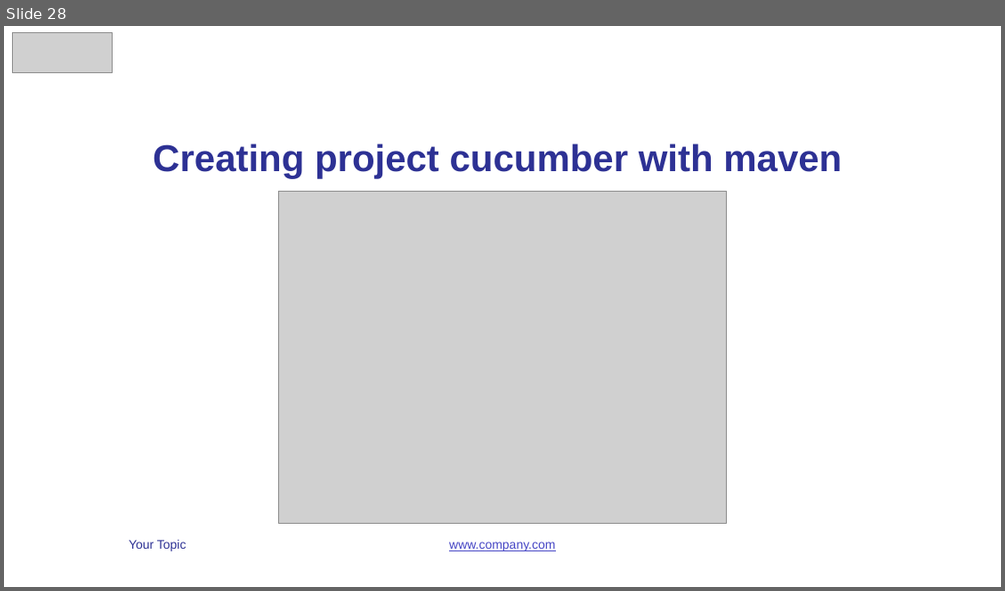
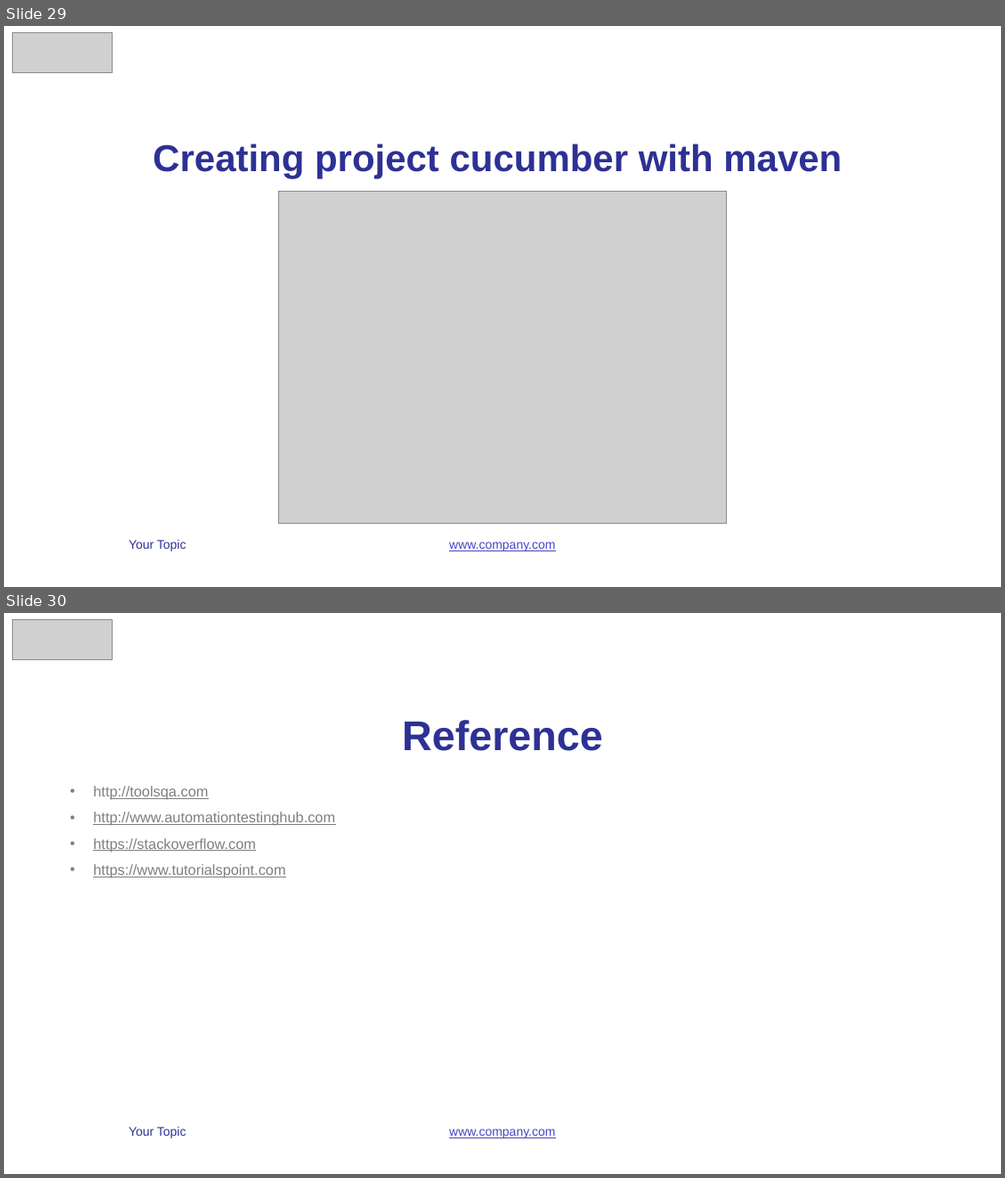
Before and after one commit to vunguyen2588/Cucumber, a slide deck: b4uconference_cucumber_slide.pptx. Shown one above the other, each under a label of ours: slide 28 before the commit, slides 29 and 30 after it. The pictures are 1005x591 and 1005x1178 pixels, drawn with LibreOffice and Linux fonts; fonts in the diff are those of the drawing; grey boxes stand for pictures. Boxes give left, top, right and bottom in pixels: in the first picture for what was removed or moved away, otherwise in the second. Text is boxed around its words. In the diff, an @@ line names an element or a change of style, - is before the commit and + after.

```diff
--- a/b4uconference_cucumber_slide.pptx
+++ b/b4uconference_cucumber_slide.pptx
@@ slide 30 added at bbox=[4, 613, 1001, 1174], background #FFFFFF; not listed: 2 template elements that a slide beside it also shows @@
@@ picture added at bbox=[13, 620, 113, 659] @@
@@ title added at bbox=[402, 720, 602, 751], 40 pt, text #2D3194, bold @@
+Reference
@@ text added at bbox=[93, 786, 335, 878], 14 pt, text #7F7F7F, underline @@
+• http://toolsqa.com
+• http://www.automationtestinghub.com
+• https://stackoverflow.com
+• https://www.tutorialspoint.com
@@ what was slide 28 is now slide 29 @@
```
Also in this commit, not shown: 5 slides changed, 1 other slide added, 26 other files.
